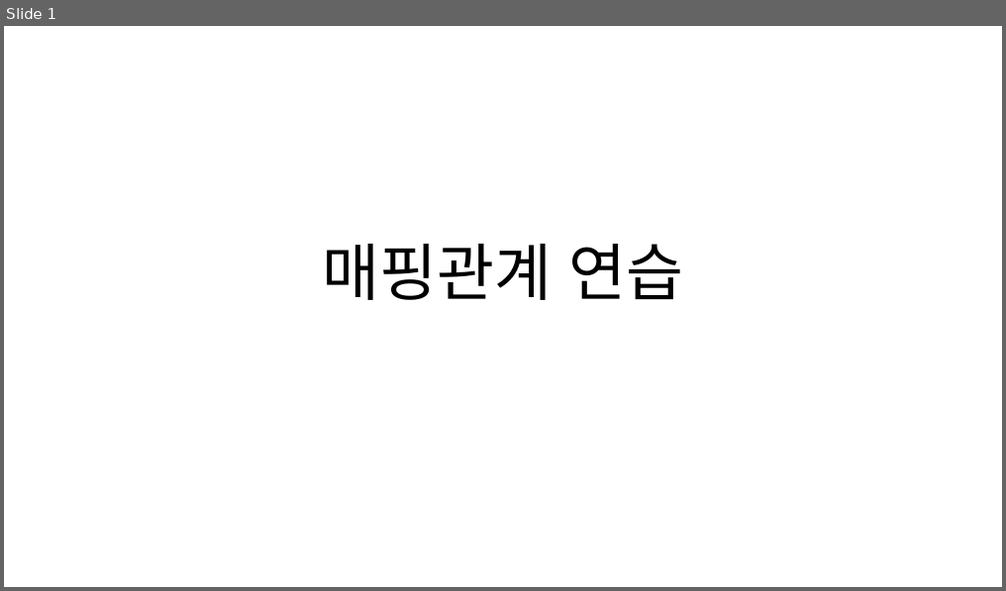
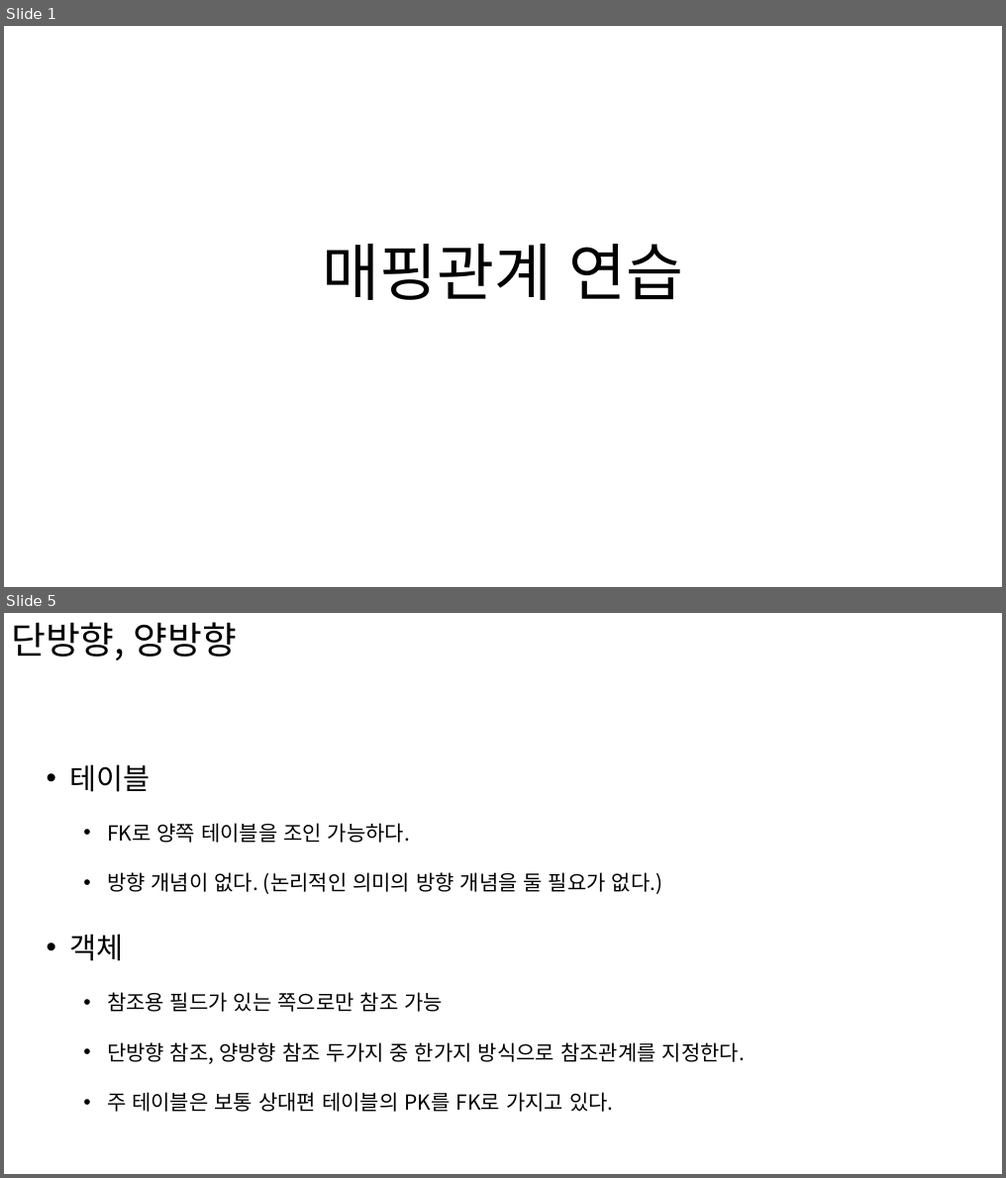
Before and after one commit to soon-good/study_archives, a slide deck: java/JPA/매핑관계_연습.pptx. Shown one above the other, each under a label of ours: slide 1 before the commit, slides 1 and 5 after it; the slides between them are not shown. The pictures are 1006x591 and 1006x1178 pixels, drawn with LibreOffice and Linux fonts; fonts in the diff are those of the drawing. Boxes give left, top, right and bottom in pixels: in the first picture for what was removed or moved away, otherwise in the second. Text is boxed around its words. In the diff, an @@ line names an element or a change of style, - is before the commit and + after.

Commit message:
JPA BASIC : 엔티티 매핑 4종류 요약본 : N:1 매핑 (Many To One) 단방향 예제 추가 : 스프링 Data JPA 확장기능 : 쿼리메소드 기능 : 엔티티 매핑 테스트 정리문서

```diff
--- a/java/JPA/매핑관계_연습.pptx
+++ b/java/JPA/매핑관계_연습.pptx
@@ slide 5 added at box(4, 613, 1002, 1174), background #FFFFFF @@
@@ text added at box(11, 622, 237, 661), 36 pt, text #000000 @@
+단방향, 양방향
@@ text added at box(69, 764, 746, 1112), 20 pt, text #000000 @@
+• 테이블
+  • FK로 양쪽 테이블을 조인 가능하다.
+  • 방향 개념이 없다. (논리적인 의미의 방향 개념을 둘 필요가 없다.)
+• 객체
+  • 참조용 필드가 있는 쪽으로만 참조 가능
+  • 단방향 참조, 양방향 참조 두가지 중 한가지 방식으로 참조관계를 지정한다.
+  • 주 테이블은 보통 상대편 테이블의 PK를 FK로 가지고 있다.
```
Also in this commit, not shown: 2 slides changed, 36 other slides added, 38 other files.
